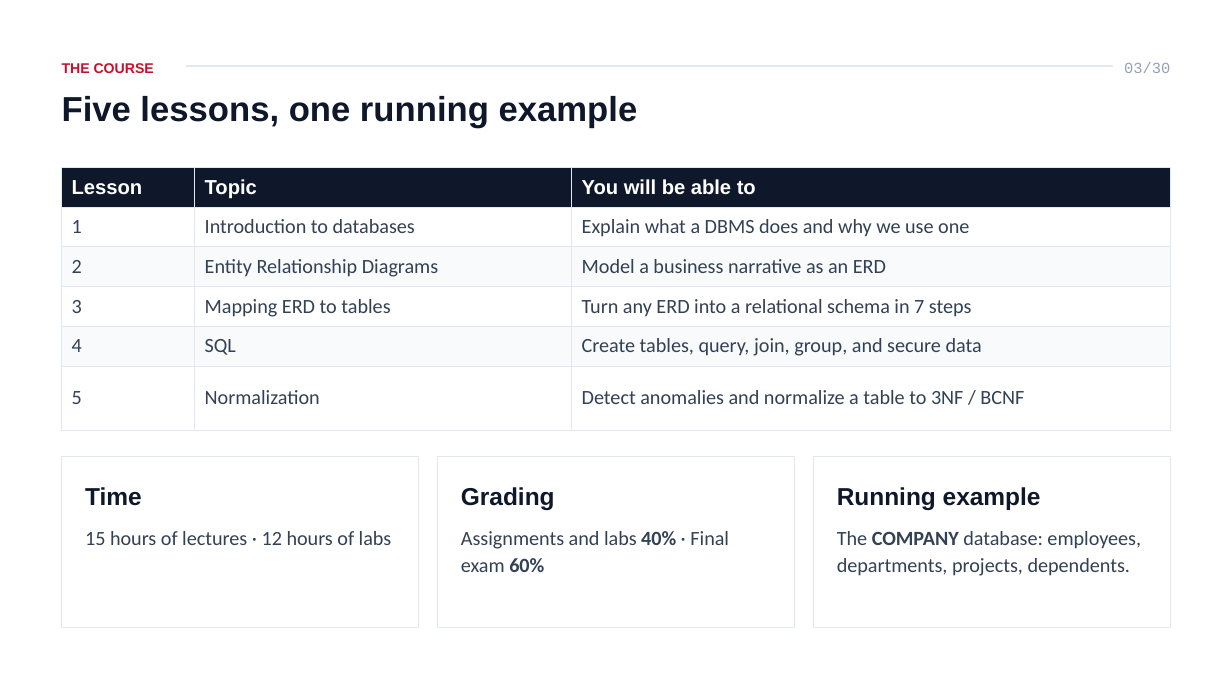
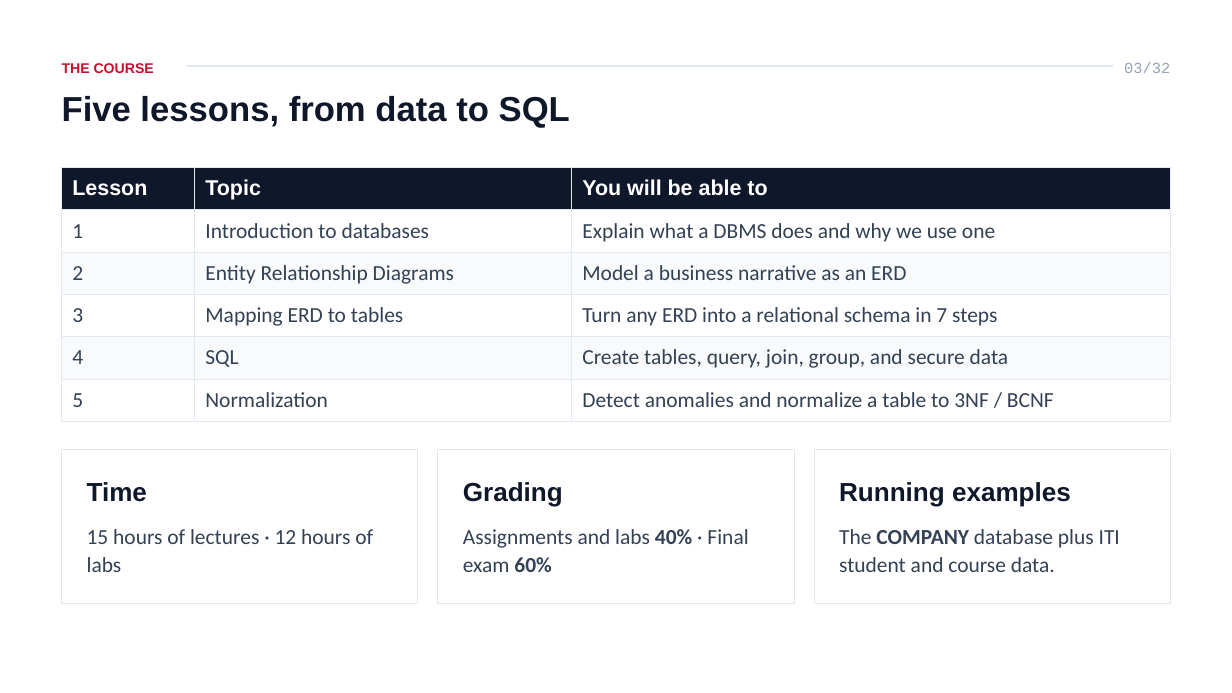
Before and after one commit to ahmedatef2007/db-slides, a slide deck: slide 3 of pptx/ITI_Database_Course_Lesson_1_Introduction.pptx. Drawn at 1232x693 pixels with LibreOffice and Linux fonts; fonts in the diff are those of the drawing. Boxes give left, top, right and bottom in pixels: in the first picture for what was removed or moved away, otherwise in the second. Text is boxed around its words. In the diff, an @@ line names an element or a change of style, - is before the commit and + after.

```diff
--- a/pptx/ITI_Database_Course_Lesson_1_Introduction.pptx
+++ b/pptx/ITI_Database_Course_Lesson_1_Introduction.pptx
@@ text at bbox=[1124, 62, 1170, 73]: text changed @@
-03/30
+03/32
@@ text at bbox=[62, 96, 570, 128]: text changed @@
-Five lessons, one running example
+Five lessons, from data to SQL
@@ table at bbox=[62, 167, 1170, 421] @@
@@ size 23.6 to 25.1 pt @@
@@ rectangle: place and size @@
-rectangle at bbox=[62, 457, 419, 628]
+rectangle at bbox=[62, 450, 418, 604]
@@ text "Time" at bbox=[87, 482, 147, 502]: size 28.6 to 30.5 pt @@
@@ rectangle: place and size @@
-rectangle at bbox=[437, 457, 795, 628]
+rectangle at bbox=[438, 450, 794, 604]
@@ text "Grading" at bbox=[463, 482, 563, 507]: size 28.6 to 30.5 pt @@
@@ rectangle: place and size @@
-rectangle at bbox=[813, 457, 1170, 628]
+rectangle at bbox=[814, 450, 1170, 604]
@@ text at bbox=[839, 482, 1071, 507]: text changed; size 28.6 to 30.5 pt @@
-Running example
+Running examples
@@ text "15 hours of lectures · ..." at bbox=[87, 529, 373, 572]: size 23.6 to 25.1 pt @@
@@ text "Assignments and labs 40% · ..." at bbox=[463, 529, 748, 572]: size 23.6 to 25.1 pt @@
@@ text at bbox=[839, 529, 1120, 572]: text changed; size 23.6 to 25.1 pt @@
-The COMPANY database: employees, departments, projects, dependents.
+The COMPANY database plus ITI student and course data.
```
Also in this commit, not shown: 27 other slides changed, 2 slides added, 10 other files.
